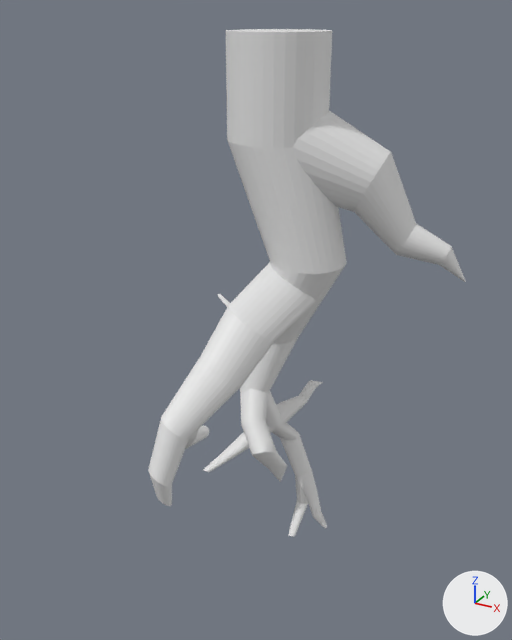
One commit to the Blender file env_tree_sonny_donaldson_01.blend: the scene before it, then after it.
The view is the same before and after, from a 50 mm lens placed at (6.56, -12.82, 1.38), pointed at (0.08, -1.03, -4.52). Lighting does not change. The marker at lower right points along +X, +Y and +Z. The first picture is the older version.

The scene before the commit, as lines of its bpy script (objects in view):
```python
me_cylinder = bpy.data.meshes.new('Cylinder')
me_cylinder.from_pydata(...)  # 1731 vertices, 1510 faces; spans x -2.81..3.72, y -4.54..2.2, z -10.79..1.0
ob_cylinder = bpy.data.objects.new('Cylinder', me_cylinder)
ob_cylinder.location = (0.0, 0.0, 0.0)
```
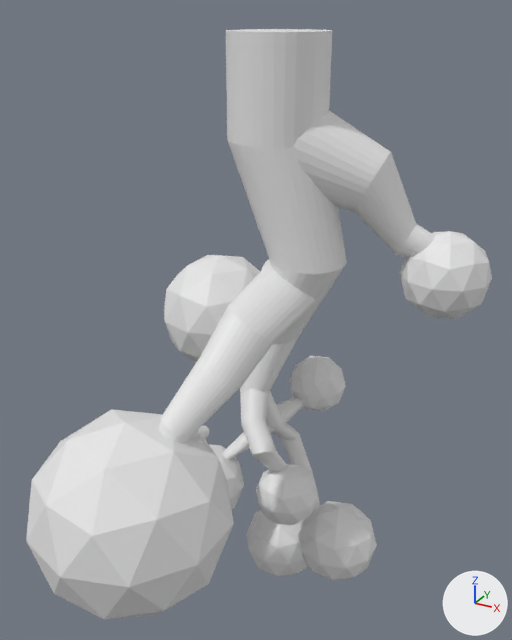
Commit message: addding leaves

Where the newer file only moved an object's origin or applied its transform, the numbers keep the older frame.

What the commit changed:
me_cylinder is used by ob_cylinder; location (0.0, 0.0, 0.0).
me_cylinder had 1731 vertices, 1510 faces and spanned x -2.81..3.72, y -4.54..2.2, z -10.79..1.0.
me_cylinder now has 2109 vertices, 2230 faces and spans x -4.05..4.19, y -6.43..3.41, z -11.96..1.0.
me_cylinder part 1: a new loose piece, an icosphere of 80 faces spanning x 0.21..1.55, y -1.77..-0.36, z -9.29..-7.89.
me_cylinder part 2: a new loose piece, an icosphere of 80 faces spanning x -0.2..1.14, y 0.67..2.08, z -7.76..-6.36.
me_cylinder part 3: a new loose piece, an icosphere of 80 faces spanning x -4.05..-1.1, y 0.31..3.41, z -7.48..-4.38.
me_cylinder part 4: a new loose piece, an icosphere of 80 faces spanning x -0.68..1.12, y -0.84..1.05, z -11.96..-10.07.
me_cylinder part 5: a new loose piece, an icosphere of 80 faces spanning x 0.86..2.65, y -0.99..0.89, z -11.25..-9.36.
me_cylinder part 6: a new loose piece, an icosphere of 80 faces spanning x 2.4..4.19, y 0.34..2.23, z -4.65..-2.76.
me_cylinder part 7: a new loose piece, an icosphere of 80 faces spanning x -2.5..1.19, y -6.43..-2.55, z -9.18..-5.31.
me_cylinder part 8: a new loose piece, an icosphere of 80 faces spanning x -2.06..-0.32, y -2.09..-0.26, z -9.81..-7.99.
Other edits to the shape of me_cylinder do not show in these pictures.

What differs and where, as boxes (x1, y1, x2, y2) in the pictures (512 x 640 px):
'Cylinder', reshaped (46% wider, 16% taller)
    before: (148, 29, 466, 536)
    after: (26, 29, 492, 619)
part 1 of me_cylinder, added
    after: (256, 464, 318, 525)
part 2 of me_cylinder, added
    after: (289, 356, 346, 412)
part 3 of me_cylinder, added
    after: (164, 255, 260, 363)
part 4 of me_cylinder, added
    after: (246, 510, 308, 576)
part 5 of me_cylinder, added
    after: (298, 501, 377, 580)
part 6 of me_cylinder, added
    after: (399, 231, 492, 319)
part 7 of me_cylinder, added
    after: (26, 409, 234, 619)
part 8 of me_cylinder, added
    after: (209, 444, 244, 509)
